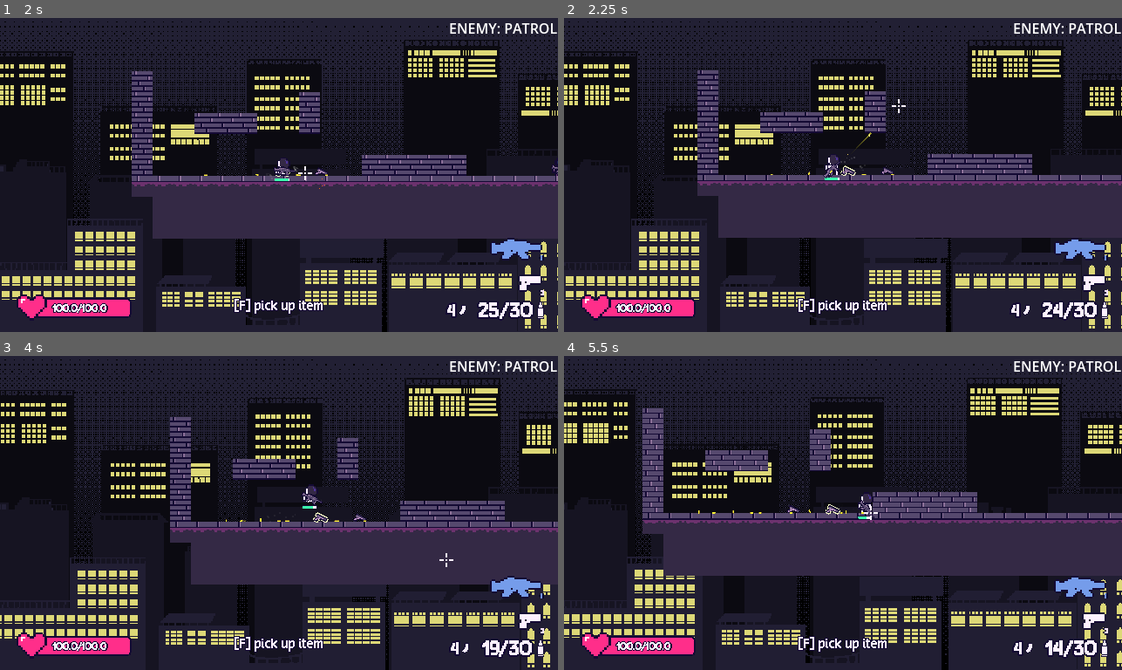
Above: before the commit, frames 1-4 (two rows, left to right).
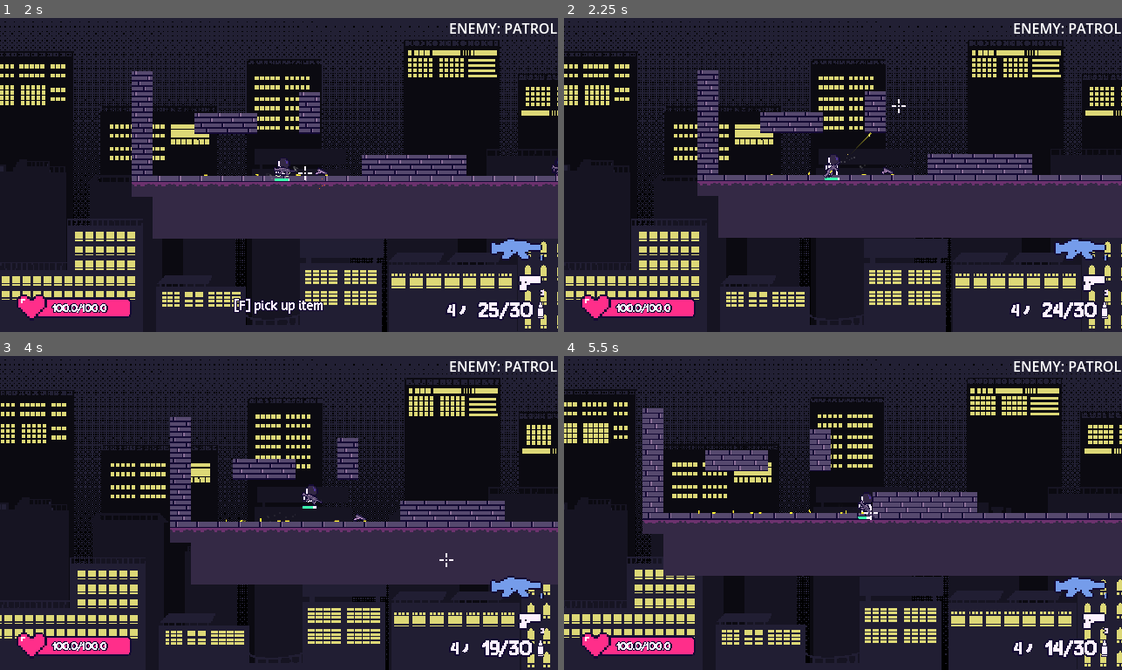
Above: after the commit, the same moments.

Repository: kyteidev/rogueshot
Game: Godot game, scene res://scenes/game_debug.tscn
The game is run twice, just before and just after one commit, with the same random seed, the same clock (stepped at 60 frames per second) and the same inputs.
Inputs (mouse positions are in pixels of both pictures, inside the frame that each line leads up to):
- Up to frame 1 (2 s): tap Enter at 0.5 s; move the mouse to (401, 159) at 0.52 s; hold D (player_right) 0.53-1.25 s; tap F (player_interact) at 0.6 s; click (401, 159) at 0.67 s; tap W (player_jump) at 0.77 s; drag from (167, 190) to (306, 171) at 1.27 s
- Up to frame 2 (2.25 s): move the mouse to (898, 105) at 2.02 s; hold A (player_left) from 2.03 s (still down); tap F (player_interact) at 2.1 s; click (898, 105) at 2.17 s
- Up to frame 3 (4 s): release A (player_left) at 2.75 s; drag from (251, 575) to (111, 465) at 2.77 s; move the mouse to (446, 560) at 3.52 s; hold D (player_right) from 3.53 s (still down); hold Shift (player_sprint) from 3.53 s (still down); click (446, 560) at 3.67 s; tap W (player_jump) at 3.77 s; tap F (player_interact) at 3.8 s
- Up to frame 4 (5.5 s): release D (player_right) at 4.25 s; release Shift (player_sprint) at 4.25 s; drag from (675, 465) to (882, 509) at 4.27 s; move the mouse to (870, 513) at 5.02 s; hold D (player_right) from 5.03 s (still down); tap 1 (weapon_primary) at 5.1 s; click (870, 513) at 5.17 s; tap F (player_interact) at 5.3 s

Frame 1 is identical in both runs. In frame 2, 0.3% of the frame differs, in the area x 41-58%, y 46-95%; in frame 3, 0.3%; in frame 4, 0.3%, in the area x 40-58%, y 47-95%.

Commit message:
add item picking

Diff:
--- a/scenes/game_debug.tscn
+++ b/scenes/game_debug.tscn
@@ -12,13 +12,13 @@
 [ext_resource type="Script" uid="uid://coqypqa0006b" path="res://scripts/inventory/item_data.gd" id="9_7exj4"]
 [ext_resource type="PackedScene" uid="uid://b7bcawpls2ixa" path="res://scenes/transitions/transition_circle.tscn" id="9_bdsyy"]
 [ext_resource type="Texture2D" uid="uid://cws70ra7slkq6" path="res://assets/sprites/weapons/pistol.png" id="10_vhi7h"]
-[ext_resource type="Script" uid="uid://cbpmhk61evki6" path="res://scripts/inventory/inventory_item_data.gd" id="11_ga63x"]
 
 [sub_resource type="Resource" id="Resource_4gq7n"]
 script = ExtResource("9_7exj4")
 id = &"pistol"
 name = "pistol"
 icon = ExtResource("10_vhi7h")
+size = Vector2i(3, 2)
 metadata/_custom_type_script = "uid://coqypqa0006b"
 
 [sub_resource type="TileSetAtlasSource" id="TileSetAtlasSource_hpfpv"]
@@ -38,13 +38,13 @@
 physics_layer_0/collision_layer = 33
 sources/0 = SubResource("TileSetAtlasSource_hpfpv")
 
-[sub_resource type="Resource" id="Resource_7exj4"]
-script = ExtResource("11_ga63x")
-size = Vector2i(3, 2)
+[sub_resource type="Resource" id="Resource_vhi7h"]
+script = ExtResource("9_7exj4")
 id = &"pistol"
 name = "pistol"
 icon = ExtResource("10_vhi7h")
-metadata/_custom_type_script = "uid://cbpmhk61evki6"
+size = Vector2i(3, 2)
+metadata/_custom_type_script = "uid://coqypqa0006b"
 
 [node name="Game Debug" type="Node2D" unique_id=1078131783]
 
@@ -79,7 +79,7 @@
 
 [node name="Inventory" parent="." unique_id=1946403224 node_paths=PackedStringArray("crosshair") instance=ExtResource("7_ylwvt")]
 crosshair = NodePath("../CrosshairCanvas")
-starting_items = Array[ExtResource("11_ga63x")]([SubResource("Resource_7exj4")])
+starting_items = Array[Object]([SubResource("Resource_vhi7h")])
 
 [node name="PauseManu" parent="." unique_id=1248834952 node_paths=PackedStringArray("crosshair", "inventory") instance=ExtResource("5_d1y6d")]
 visible = false
--- a/scripts/characters/player.gd
+++ b/scripts/characters/player.gd
@@ -48,6 +48,7 @@
 @export var temp_item: ItemData
 
 var sm := StateManager
+var im := InventoryManager
 
 var prev_health: float = MAX_HEALTH
 var health: float = MAX_HEALTH:
@@ -113,6 +114,7 @@
 var flipped := false
 
 var items_in_range: Array[Node2D]
+var closest_item: Node2D
 
 @onready var coyote_timer: Timer = $CoyoteTimer
 @onready var jump_buffer_timer: Timer = $JumpBufferTimer
@@ -326,6 +328,7 @@
 
 	# item stuff
 	_highlight_items()
+	_item_pickup()
 
 
 func take_damage(damage: float, _global_position: Vector2) -> void:
@@ -442,14 +445,22 @@
 	stamina_loss_bar.value = displayed_stamina_loss
 
 
+func _item_pickup() -> void:
+	if items_in_range.size() == 0 or not Input.is_action_just_pressed("player_interact"):
+		return
+
+	im.add_item(closest_item.data)
+	closest_item.queue_free()
+
+
 # YAY THIS WORKS NOW :D
 # there's probably a more efficient method but I'm too lazy to fix that rn
 func _highlight_items() -> void:
 	if items_in_range.size() == 0:
 		hud.update_hint_label(false)
+		closest_item = null
 		return
 
-	var closest_item: Node2D
 	var closest_distance: float
 
 	# get closest item and highlight it
--- a/scripts/inventory/inventory.gd
+++ b/scripts/inventory/inventory.gd
@@ -6,7 +6,7 @@
 const SLOT_SIZE = 24.0
 
 @export var crosshair: CanvasLayer
-@export var starting_items: Array[InventoryItemData]
+@export var starting_items: Array[ItemData]
 
 var sm := StateManager
 var im := InventoryManager
@@ -58,7 +58,7 @@
 	sm.set_input_lock("inventory", visible)
 
 
-func _new_item_placed(item_data: InventoryItemData) -> void:
+func _new_item_placed(item_data: ItemData) -> void:
 	var item := ITEM_SCENE.instantiate() as InventoryItem
 	items_container.add_child(item)
 
--- a/scripts/inventory/inventory_item.gd
+++ b/scripts/inventory/inventory_item.gd
@@ -2,7 +2,7 @@
 extends Panel
 
 var im := InventoryManager
-var data: InventoryItemData
+var data: ItemData
 
 var mouse_offset: Vector2
 var mouse_hovered: bool
@@ -66,7 +66,7 @@
 			mouse_offset = size / 2
 
 
-func setup(item_data: InventoryItemData) -> void:
+func setup(item_data: ItemData) -> void:
 	data = item_data.duplicate(true)
 	custom_minimum_size = data.size * im.SLOT_SIZE
 	size = custom_minimum_size
--- a/scripts/inventory/inventory_item_data.gd
+++ /dev/null
@@ -1,9 +0,0 @@
-class_name InventoryItemData
-extends ItemData
-
-@export var size := Vector2i.ONE:
-	get():
-		return Vector2i(size.y, size.x) if rotated else size
-
-@export var slot := Vector2i(-1, -1)
-@export var rotated := false
--- a/scripts/inventory/item_data.gd
+++ b/scripts/inventory/item_data.gd
@@ -6,3 +6,9 @@
 @export var icon: Texture2D
 @export var max_stack: int = 1
 @export var count: int = 1
+
+@export var size := Vector2i.ONE:
+	get():
+		return Vector2i(size.y, size.x) if rotated else size
+@export var slot := Vector2i(-1, -1)
+@export var rotated := false
--- a/scripts/item.gd
+++ b/scripts/item.gd
@@ -12,7 +12,7 @@
 
 
 func setup(item_data: ItemData) -> void:
-	data = item_data
+	data = item_data.duplicate(true)
 	sprite.texture = item_data.icon
 	sprite.scale = Vector2.ONE * SCALE
 
--- a/scripts/managers/inventory_manager.gd
+++ b/scripts/managers/inventory_manager.gd
@@ -1,6 +1,6 @@
 extends Node
 
-signal new_item_placed(item: InventoryItemData)
+signal new_item_placed(item: ItemData)
 
 const SLOT_SIZE = 24
 const TOTAL_SLOTS = 44
@@ -12,7 +12,7 @@
 
 
 # for placing items in inventory: when final position is known
-func place_item(item: InventoryItemData, slot: Vector2i) -> bool:
+func place_item(item: ItemData, slot: Vector2i) -> bool:
 	if not _can_place(item, slot):
 		return false
 
@@ -31,7 +31,7 @@
 
 
 # for placing items when final position has to be determined
-func add_item(item: InventoryItemData) -> bool:
+func add_item(item: ItemData) -> bool:
 	# find a free slot
 	for x in TOTAL_COLUMNS:
 		for y in TOTAL_ROWS:
@@ -60,14 +60,14 @@
 	)
 
 
-func _can_place(item: InventoryItemData, slot: Vector2i) -> bool:
+func _can_place(item: ItemData, slot: Vector2i) -> bool:
 	if not _in_bounds(slot, item.size):
 		return false
 
 	# check if every slot the item occupies is free
 	for x in item.size.x:
 		for y in item.size.y:
-			var occupant: InventoryItemData = inventory.get(slot + Vector2i(x, y))
+			var occupant: ItemData = inventory.get(slot + Vector2i(x, y))
 			if occupant != null and occupant != item:
 				return false
 
Not shown, removed: scripts/inventory/inventory_item_data.gd.uid
